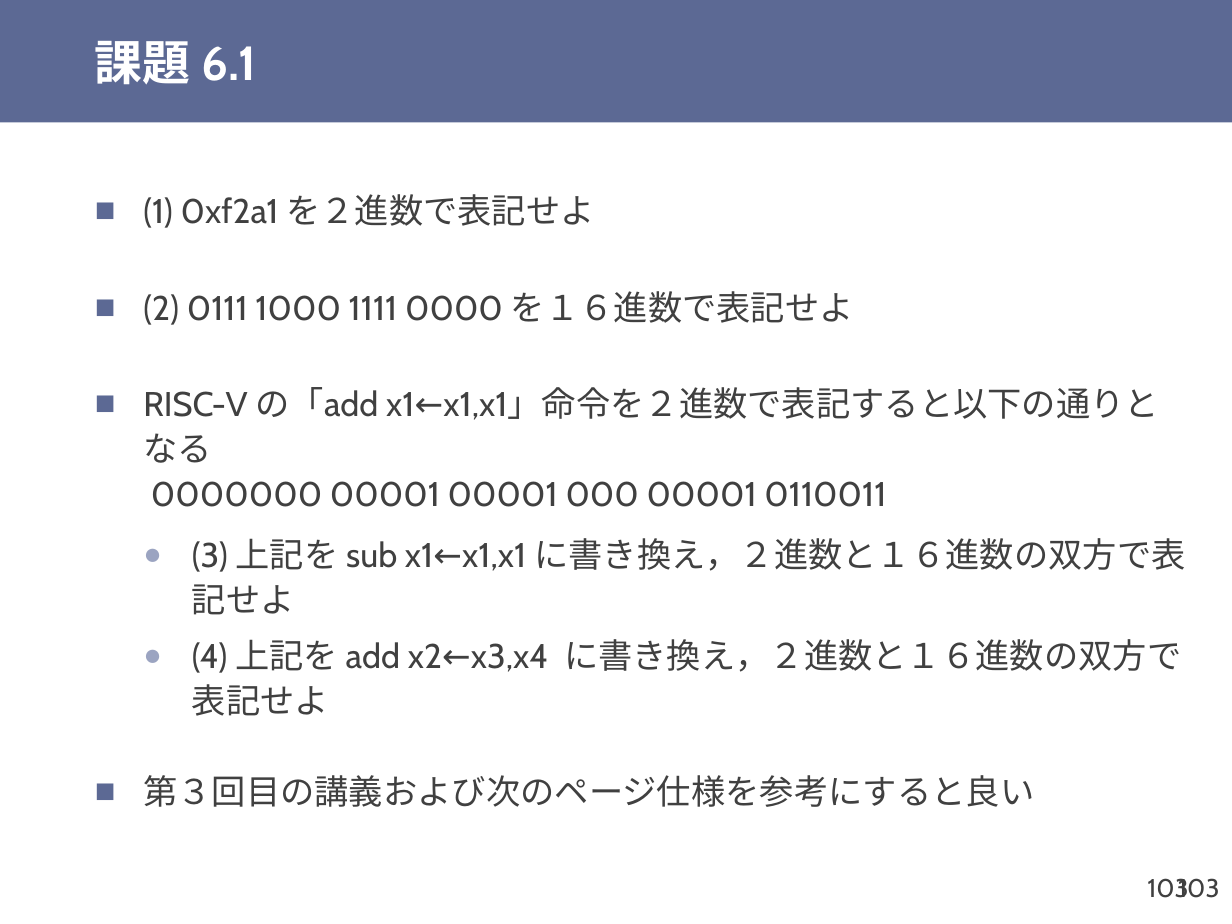
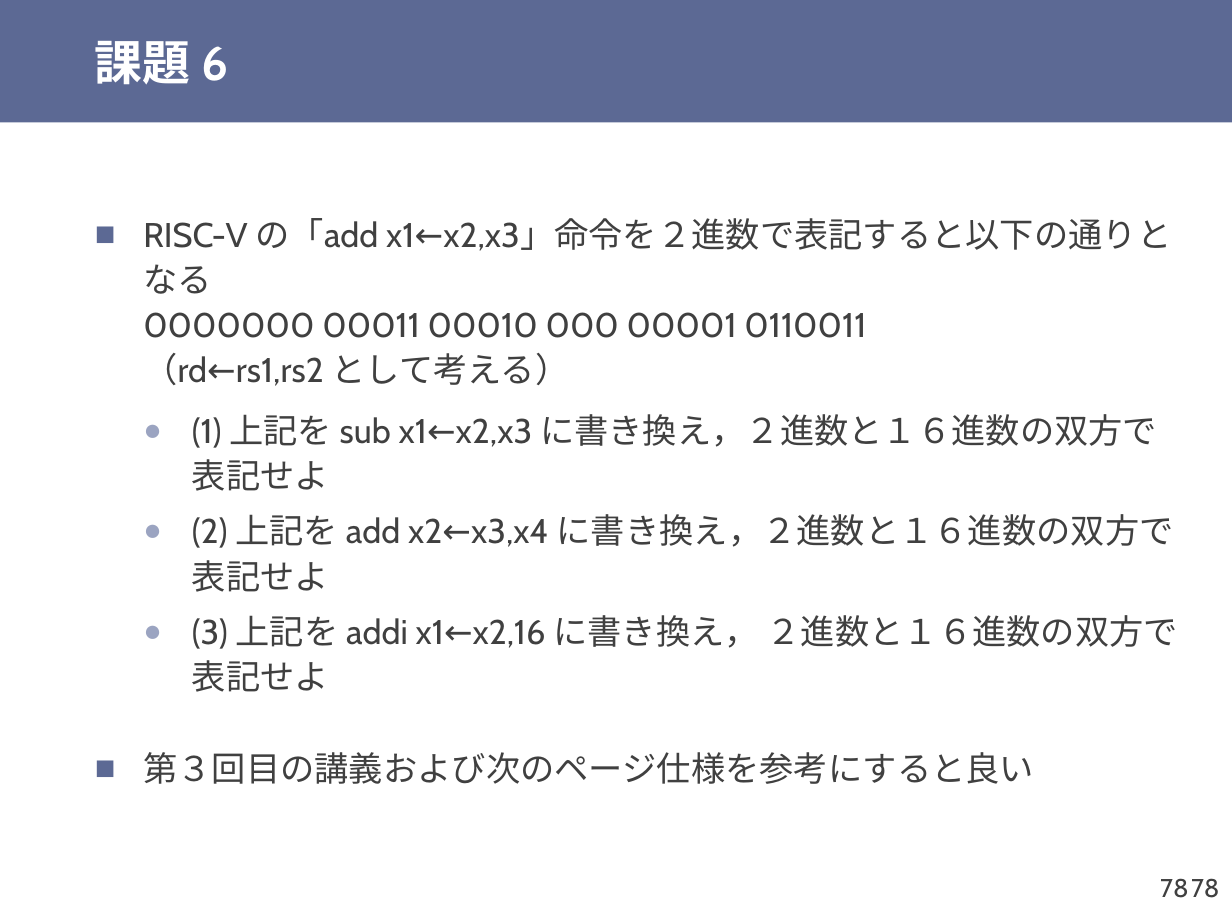
Before and after one commit to shioyadan/otya-computer-architecture-i, a slide deck: slide 78 of cai-shioya-06.pptx (slide 103 before the commit). Drawn at 1232x924 pixels with LibreOffice and Linux fonts; fonts in the diff are those of the drawing. Boxes give left, top, right and bottom in pixels: in the first picture for what was removed or moved away, otherwise in the second. Text is boxed around its words. In the diff, an @@ line names an element or a change of style, - is before the commit and + after.

```diff
--- a/cai-shioya-06.pptx
+++ b/cai-shioya-06.pptx
@@ title at (x1=95, y1=41, x2=228, y2=84): text changed @@
-課題 6.1
+課題 6
@@ text at (x1=143, y1=218, x2=1174, y2=649): text changed @@
-■ (1) 0xf2a1 を２進数で表記せよ
-■ (2) 0111 1000 1111 0000 を１６進数で表記せよ
-■ RISC-V の「add x1←x1,x1」命令を２進数で表記すると以下の通りとなる
-  0000000 00001 00001 000 00001 0110011
-  ● (3) 上記を sub x1←x1,x1 に書き換え，２進数と１６進数の双方で表記せよ
-  ● (4) 上記を add x2←x3,x4 に書き換え，２進数と１６進数の双方で表記せよ
+■ RISC-V の「add x1←x2,x3」命令を２進数で表記すると以下の通りとなる
+  0000000 00011 00010 000 00001 0110011
+  （rd←rs1,rs2 として考える）
+  ● (1) 上記を sub x1←x2,x3 に書き換え，２進数と１６進数の双方で表記せよ
+  ● (2) 上記を add x2←x3,x4 に書き換え，２進数と１６進数の双方で表記せよ
+  ● (3) 上記を addi x1←x2,16 に書き換え， ２進数と１６進数の双方で表記せよ
@@ page number at (x1=1160, y1=878, x2=1188, y2=898): text changed @@
-103
+78
@@ page number at (x1=1191, y1=878, x2=1219, y2=898): text changed @@
-103
+78
```
Also in this commit, not shown: 10 other slides changed, 24 slides added, 25 slides removed, 1 other file.
